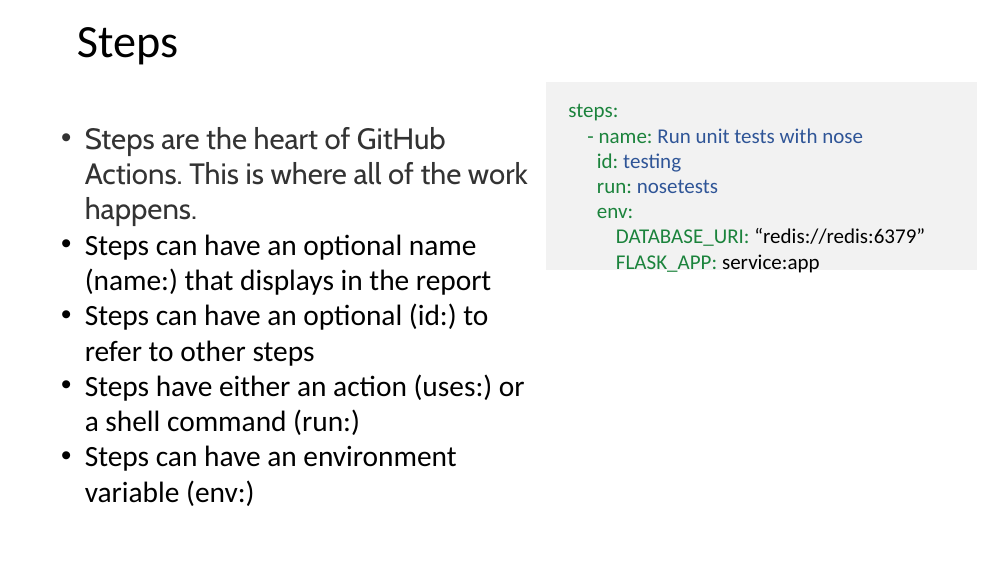
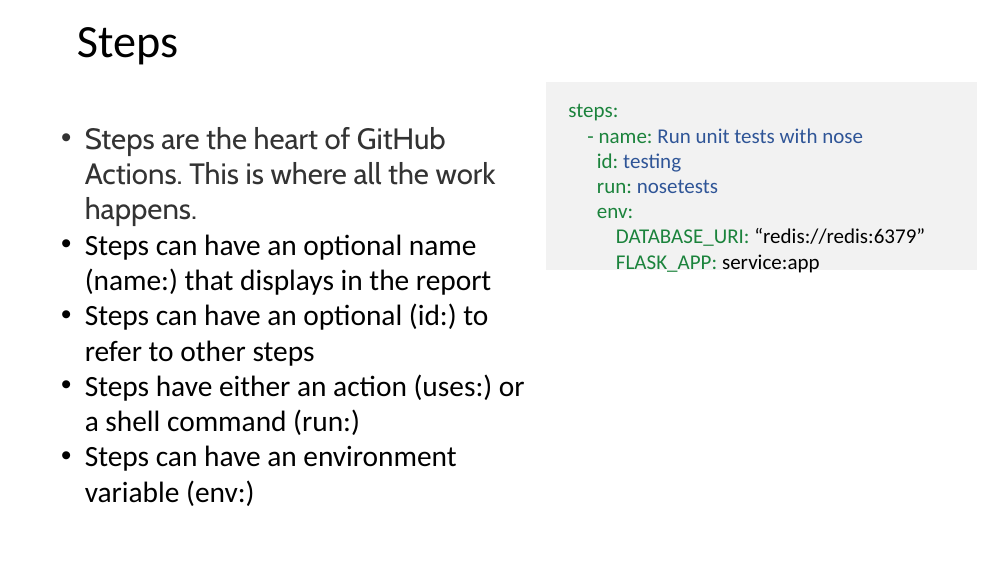
Before and after one commit to johnxu21/johnxu21.github.io, a slide deck: slide 26 of teaching/CS472/Timetable/CI-CD.pptx. Drawn at 1008x567 pixels with LibreOffice and Linux fonts; fonts in the diff are those of the drawing. Boxes give left, top, right and bottom in pixels: in the first picture for what was removed or moved away, otherwise in the second. Text is boxed around its words. In the diff, an @@ line names an element or a change of style, - is before the commit and + after.

```diff
--- a/teaching/CS472/Timetable/CI-CD.pptx
+++ b/teaching/CS472/Timetable/CI-CD.pptx
@@ text at [85, 127, 496, 226]: text changed @@
-• Steps are the heart of GitHub Actions. This is where all of the work happens.
+• Steps are the heart of GitHub Actions. This is where all the work happens.
```
Also in this commit, not shown: 1 other slide changed.
